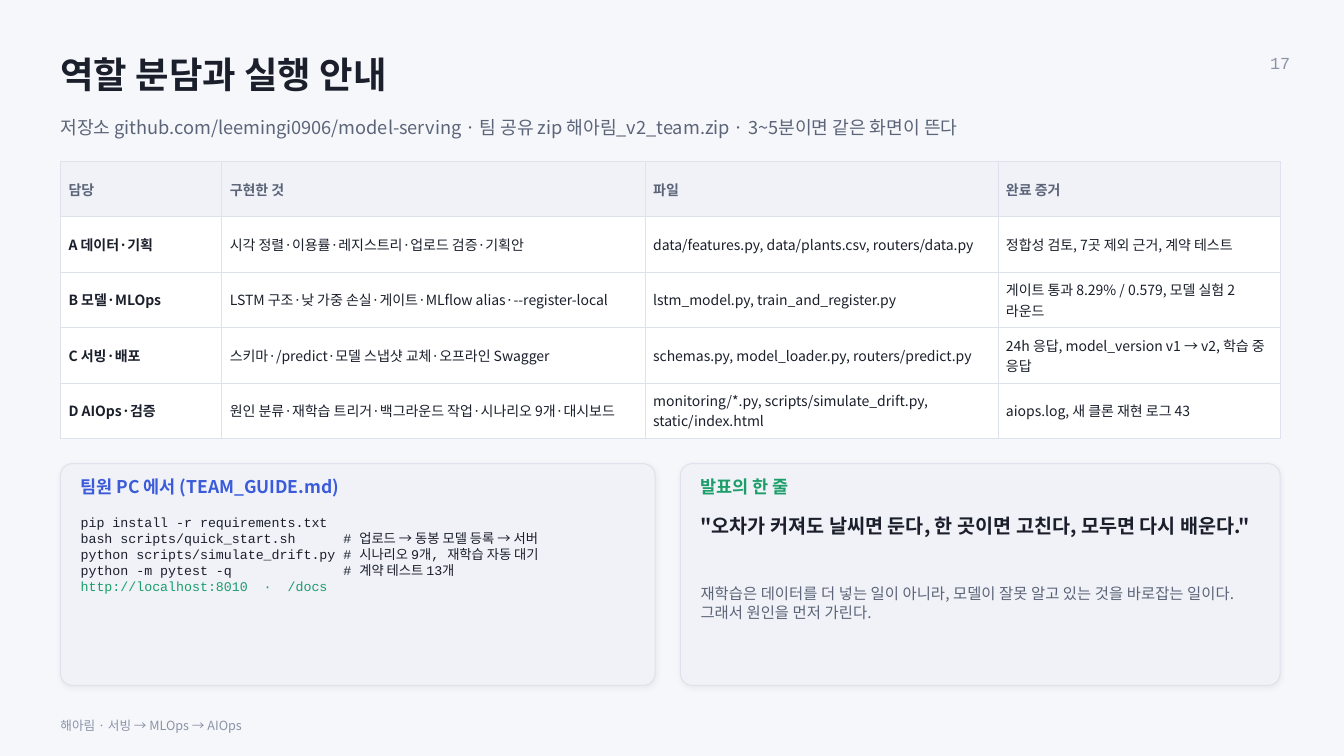
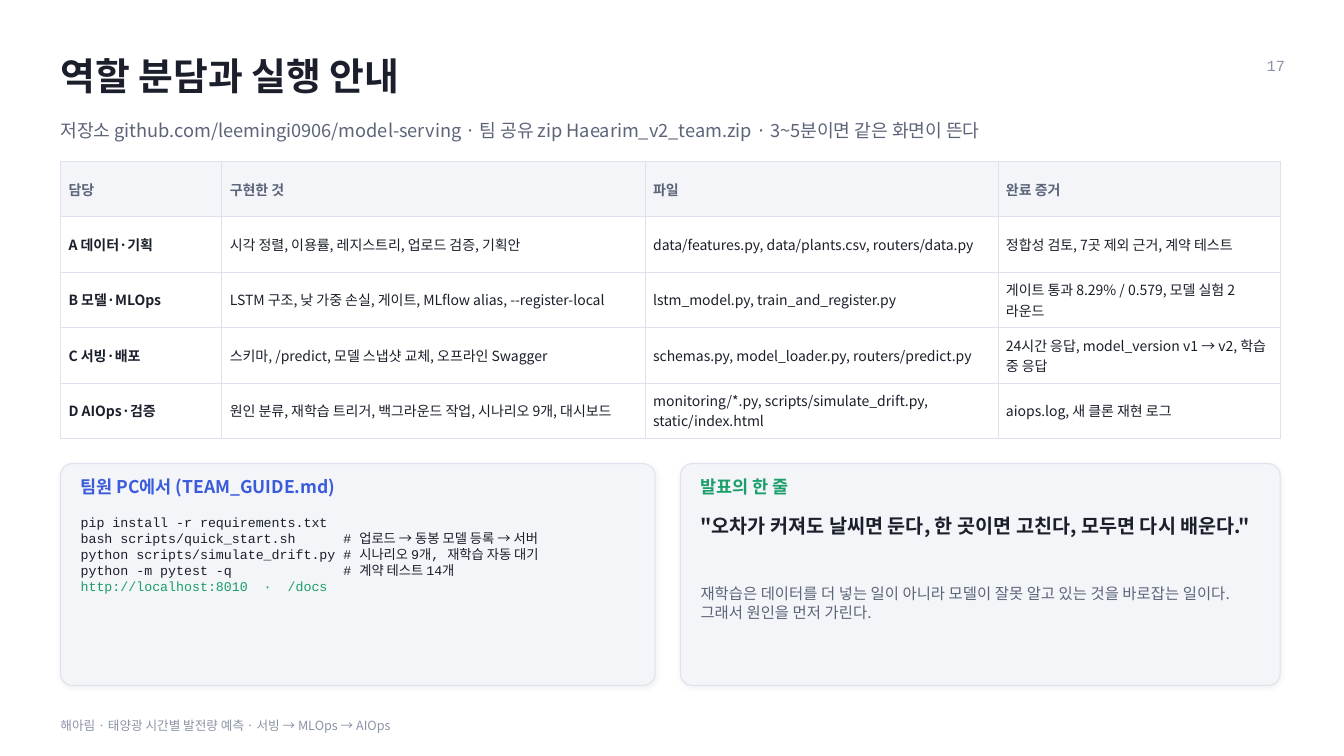
Before and after one commit to leemingi0906/model-serving, a slide deck: slide 17 of team_solar/release/Haearim_deck.pptx. Drawn at 1344x756 pixels with LibreOffice and Linux fonts; fonts in the diff are those of the drawing. Boxes give left, top, right and bottom in pixels: in the first picture for what was removed or moved away, otherwise in the second. Text is boxed around its words. In the diff, an @@ line names an element or a change of style, - is before the commit and + after.

```diff
--- a/team_solar/release/Haearim_deck.pptx
+++ b/team_solar/release/Haearim_deck.pptx
@@ background #F6F7FB to #FFFFFF @@
@@ text "역할 분담과 실행 안내" at box(60, 58, 400, 94): size 26 to 27 pt @@
@@ text "17" at box(1267, 61, 1285, 71): size 12 to 11 pt @@
@@ text at box(60, 122, 979, 142): text changed @@
-저장소 github.com/leemingi0906/model-serving · 팀 공유 zip 해아림_v2_team.zip · 3~5분이면 같은 화면이 뜬다
+저장소 github.com/leemingi0906/model-serving · 팀 공유 zip Haearim_v2_team.zip · 3~5분이면 같은 화면이 뜬다
@@ table at box(60, 161, 1280, 433) @@
-row 2, column 2: 시각 정렬·이용률·레지스트리·업로드 검증·기획안
+row 2, column 2: 시각 정렬, 이용률, 레지스트리, 업로드 검증, 기획안
-row 3, column 2: LSTM 구조·낮 가중 손실·게이트·MLflow alias·--register-local
+row 3, column 2: LSTM 구조, 낮 가중 손실, 게이트, MLflow alias, --register-local
-row 4, column 2: 스키마·/predict·모델 스냅샷 교체·오프라인 Swagger
+row 4, column 2: 스키마, /predict, 모델 스냅샷 교체, 오프라인 Swagger
-row 4, column 4: 24h 응답, model_version v1 → v2, 학습 중 응답
+row 4, column 4: 24시간 응답, model_version v1 → v2, 학습 중 응답
-row 5, column 2: 원인 분류·재학습 트리거·백그라운드 작업·시나리오 9개·대시보드
+row 5, column 2: 원인 분류, 재학습 트리거, 백그라운드 작업, 시나리오 9개, 대시보드
-row 5, column 4: aiops.log, 새 클론 재현 로그 43
+row 5, column 4: aiops.log, 새 클론 재현 로그
@@ fill #F0F2F7 to #F3F5F9 in row 1 @@
@@ rounded rectangle at box(60, 464, 655, 686): fill #F0F2F7 to #F3F5F9 @@
@@ text at box(81, 478, 335, 497): spaces changed @@
-팀원 PC 에서 (TEAM_GUIDE.md)
+팀원 PC에서 (TEAM_GUIDE.md)
@@ rounded rectangle at box(681, 464, 1280, 686): fill #F0F2F7 to #F3F5F9 @@
@@ text at box(81, 564, 454, 578): text changed @@
-python -m pytest -q # 계약 테스트 13개
+python -m pytest -q # 계약 테스트 14개
@@ text at box(701, 586, 1230, 619): text changed @@
-재학습은 데이터를 더 넣는 일이 아니라, 모델이 잘못 알고 있는 것을 바로잡는 일이다. 그래서 원인을 먼저 가린다.
+재학습은 데이터를 더 넣는 일이 아니라 모델이 잘못 알고 있는 것을 바로잡는 일이다. 그래서 원인을 먼저 가린다.
@@ text at box(60, 719, 390, 733): text changed @@
-해아림 · 서빙 → MLOps → AIOps
+해아림 · 태양광 시간별 발전량 예측 · 서빙 → MLOps → AIOps
```
Also in this commit, not shown: 16 other slides changed, 2 other files.
